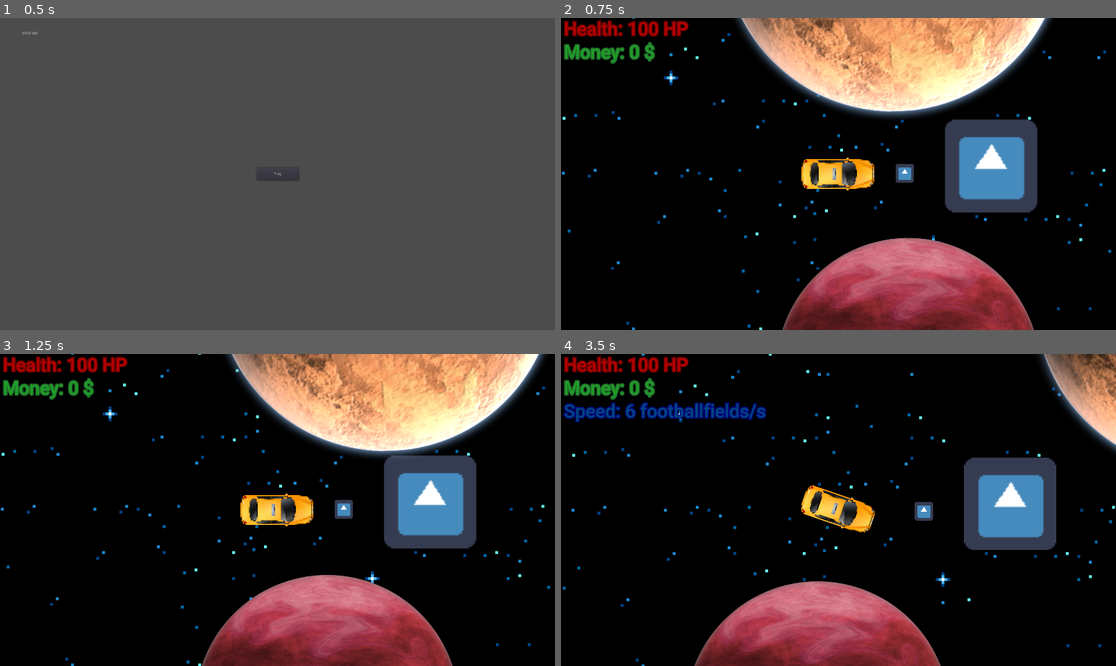
Above: before the commit, frames 1-4 (two rows, left to right).
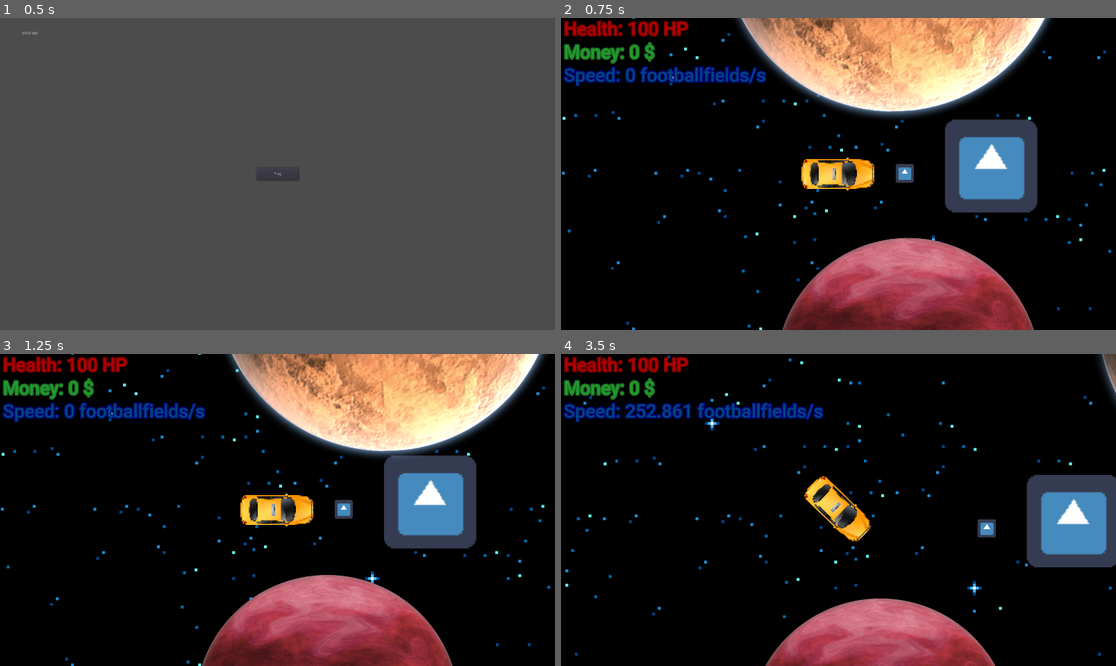
Above: after the commit, the same moments.

Repository: game-jam-team-gut/void-taxi
Game: Godot game, scene res://MainMenu.tscn
Same seed, same stepped clock (60 frames per second), same inputs: the game is played once before the commit and once after it. The engine's default icon, where the game draws it, is replaced by a stand-in: a white triangle on a blue panel in a dark square.
Inputs:
- Up to frame 1 (0.5 s): no input
- Up to frame 2 (0.75 s): click "Play" at 0.5 s
- Up to frame 3 (1.25 s): no input
- Up to frame 4 (3.5 s): hold Right (ui_right) 1.28-2.03 s; hold Down (ui_down) 2.03-2.78 s; hold Right (ui_right) from 2.78 s (still down)

Frame 1 is identical in both runs. In frame 2, 1.4% of the frame differs, in the area x 0-38%, y 15-23%; in frame 3, 1.4%; in frame 4, 24%, in the area x 0-100%, y 0-100%.

Commit message:
Improve movement

Diff:
--- a/Void/Taxi.gd
+++ b/Void/Taxi.gd
@@ -5,21 +5,26 @@
 const MIN_SPEED_TO_ROTATE = 55
 const MAX_FORWARD_SPEED = 4400
 const MAX_BACKWARDS_SPEED = 2200
-const FORWARD_ACCELERATION = 4
-const BACKWARDS_ACCELERATION = 2
-const SLOWING_FACTOR_WHEN_MOVING_FORWARD = 4
-const SLOWING_FACTOR_WHEN_MOVING_BACKWARDS = 2
+const FORWARD_ACCELERATION_WEIGHT = 0.004
+const BACKWARDS_ACCELERATION_WEIGHT = 0.0031
+const SLOW_WEIGHT_WHEN_MOVING_FORWARD = 0.003
+const SLOW_WEIGHT_WHEN_MOVING_BACKWARDS = 0.003
 const BOUNCE_FACTOR = 0.5
 const DESTRUCTION_FACTOR = 75
 
 var speed = INITIAL_SPEED
+
 var velocity: Vector2
 var rotation_dir
 var collision
+
 var x = 0
 var money = 0
 var random_money
 var health = 100
+
+onready var collision_raycast_forward = get_node("RayCast2DForward")
+onready var collision_raycast_backwards = get_node("RayCast2DBackwards")
 
 func get_input():
 	rotation_dir = 0 #initial rotation direction
@@ -34,34 +39,29 @@
 			rotation_dir -= 1
 
 	if Input.is_action_pressed('ui_up'): #forward
-		if (speed < MAX_FORWARD_SPEED):
-			speed += FORWARD_ACCELERATION
-		if(speed < 0):
-			speed += 32 #brakes
-		velocity = Vector2(speed, 0).rotated(rotation)
+		if not collision_raycast_forward.is_colliding():
+			speed = lerp(speed, MAX_FORWARD_SPEED, FORWARD_ACCELERATION_WEIGHT)
+			velocity = Vector2(speed, 0).rotated(rotation)
 
 	if Input.is_action_pressed('ui_down'): #backwards
-		if (speed > -MAX_BACKWARDS_SPEED):
-			speed -= BACKWARDS_ACCELERATION #backwards acceleration
-			if(speed > 0):
-				speed -= 32 #brakes
-		velocity = Vector2(speed, 0).rotated(rotation)
+		if not collision_raycast_backwards.is_colliding():
+			speed = lerp(speed, -MAX_BACKWARDS_SPEED, BACKWARDS_ACCELERATION_WEIGHT)
+			velocity = Vector2(speed, 0).rotated(rotation)
 
 	if Input.is_action_pressed('ui_up') == false and Input.is_action_pressed('ui_down') == false: #slowing down after no user input
 		if (speed > 0):
-			speed -= SLOWING_FACTOR_WHEN_MOVING_FORWARD
+			speed = lerp(speed, 0, SLOW_WEIGHT_WHEN_MOVING_FORWARD)
 		elif (speed < 0):
-			speed += SLOWING_FACTOR_WHEN_MOVING_BACKWARDS
+			speed = lerp(speed, 0, SLOW_WEIGHT_WHEN_MOVING_BACKWARDS)
 
 	if Input.is_action_pressed('ui_cancel'):
 		get_tree().quit()
 
 	if collision: #bounce mechanic
-		if(speed>33):
-			health=int(health-speed/DESTRUCTION_FACTOR)
-		if(speed<-33):
-			health=int(health+speed/DESTRUCTION_FACTOR)
-		speed = int(-speed * BOUNCE_FACTOR)
+		if abs(speed) > 50:
+			health=int(health-abs(speed)/DESTRUCTION_FACTOR)
+		if abs(speed) > 30:
+			speed = int(-speed * BOUNCE_FACTOR)
 
 	velocity = Vector2(speed, 0).rotated(rotation)
 
@@ -71,10 +71,10 @@
 	collision = move_and_collide(velocity * delta) #registering collisions for bounce mechanic
 	$CanvasLayer/VBoxContainer/Health.text = "Health: " + var2str(health) + " HP" #current health
 	$CanvasLayer/VBoxContainer/Money.text = "Money: " + var2str(money) + " $" #current money
-	if(speed > 0): #current speed
-		$CanvasLayer/VBoxContainer/Speed.text = "Speed: " + var2str(speed) + " footballfields/s"
-	if(speed < 0): #current speed
-		$CanvasLayer/VBoxContainer/Speed.text = "Speed: " + var2str(-speed) + " footballfields/s"
+	if collision_raycast_forward.is_colliding() || collision_raycast_backwards.is_colliding():
+		$CanvasLayer/VBoxContainer/Speed.text = "Speed: " + var2str(0) + " footballfields/s"
+	else:
+		$CanvasLayer/VBoxContainer/Speed.text = "Speed: " + var2str(abs(speed)) + " footballfields/s"
 	if(health<=0): #game over
 		get_tree().change_scene("res://MainMenu.tscn")
 
--- a/Void/Taxi.tscn
+++ b/Void/Taxi.tscn
@@ -76,3 +76,13 @@
 __meta__ = {
 "_edit_use_anchors_": false
 }
+
+[node name="RayCast2DForward" type="RayCast2D" parent="."]
+scale = Vector2( 1, 10 )
+enabled = true
+cast_to = Vector2( 130, 0 )
+
+[node name="RayCast2DBackwards" type="RayCast2D" parent="."]
+scale = Vector2( 1, 10 )
+enabled = true
+cast_to = Vector2( -130, 0 )
